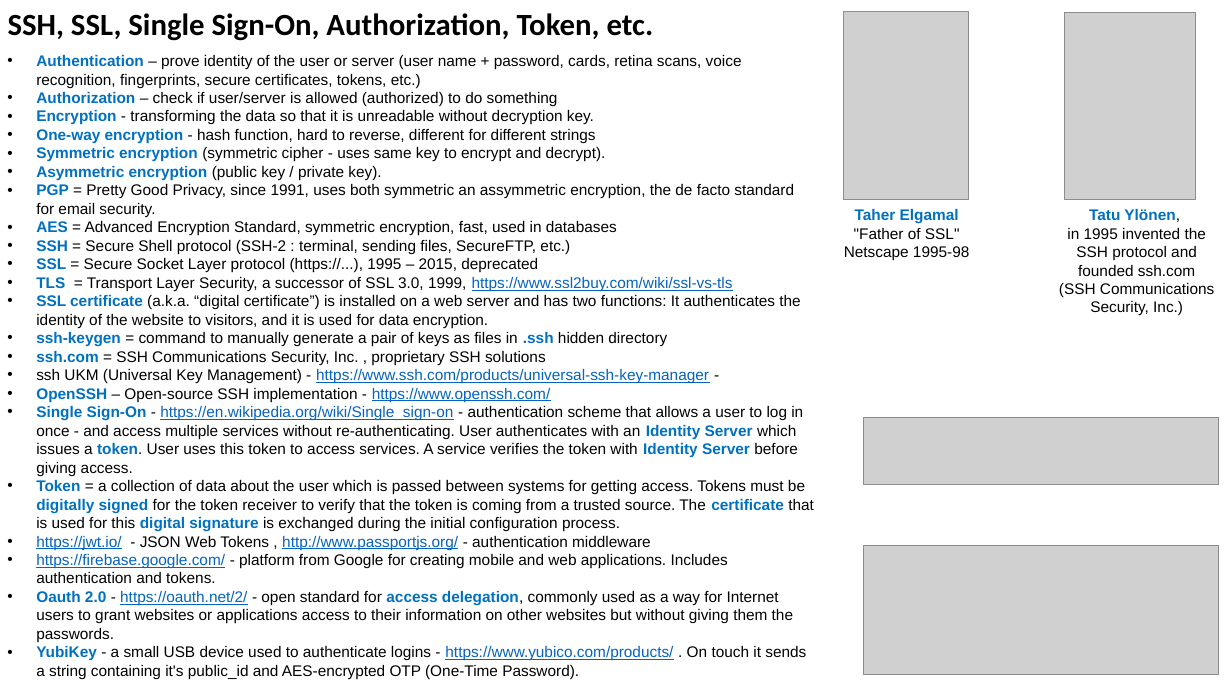
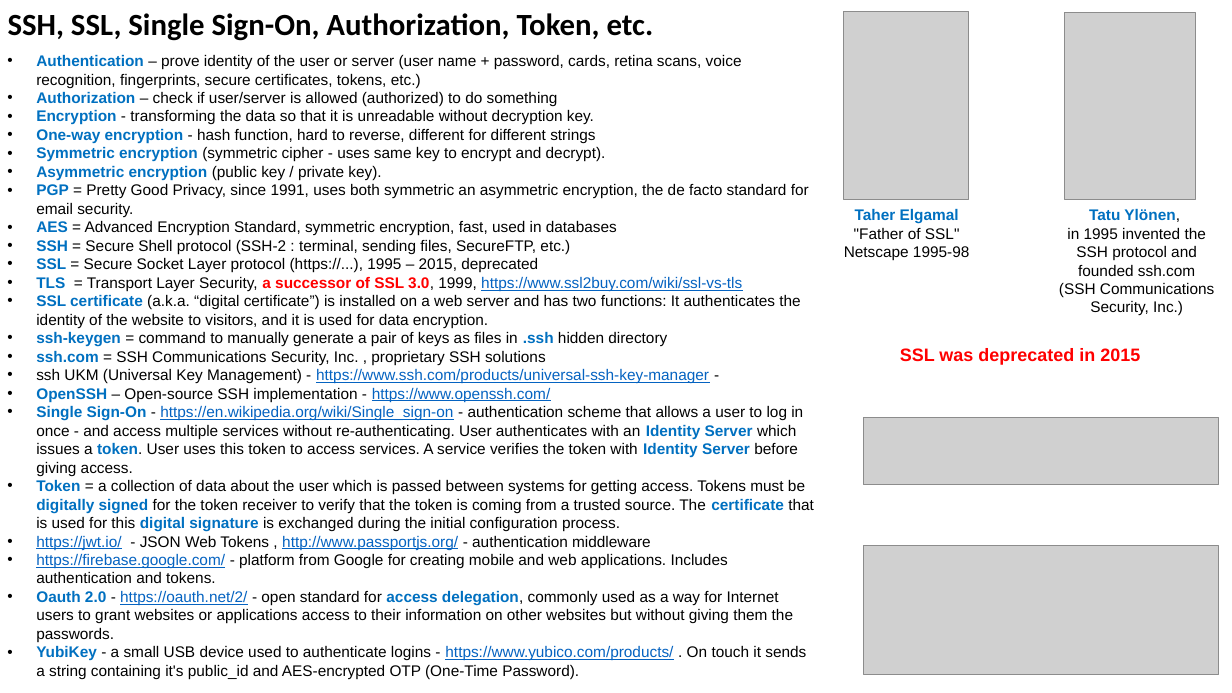
Before and after one commit to lselector/misc, a slide deck: slide 1 of SSH_SSL_Single_Sign_On_Auth_Token.pptx. Drawn at 1232x693 pixels with LibreOffice and Linux fonts; fonts in the diff are those of the drawing; grey boxes stand for pictures. Boxes give left, top, right and bottom in pixels: in the first picture for what was removed or moved away, otherwise in the second. Text is boxed around its words. In the diff, an @@ line names an element or a change of style, - is before the commit and + after.

```diff
--- a/SSH_SSL_Single_Sign_On_Auth_Token.pptx
+++ b/SSH_SSL_Single_Sign_On_Auth_Token.pptx
@@ text at (x1=36, y1=184, x2=809, y2=217): text changed @@
-• PGP = Pretty Good Privacy, since 1991, uses both symmetric an assymmetric encryption, the de facto standard for email security.
+• PGP = Pretty Good Privacy, since 1991, uses both symmetric an asymmetric encryption, the de facto standard for email security.
@@ text at (x1=36, y1=277, x2=742, y2=291): text colour #000000 to #FF0000, bold on in "a successor of SSL 3.0," @@
@@ text added at (x1=900, y1=348, x2=1140, y2=365), 14 pt, text #FF0000, bold @@
+SSL was deprecated in 2015
```
Also in this commit, not shown: 1 other file.
